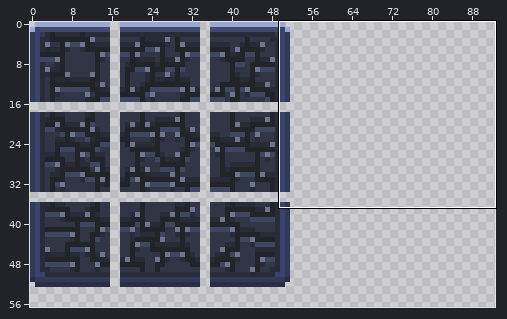
A sprite sheet gets an edit: gfx/tileset.png. Above, an overview of the earlier version with the close-up marked.
Close-up. Before the edit:
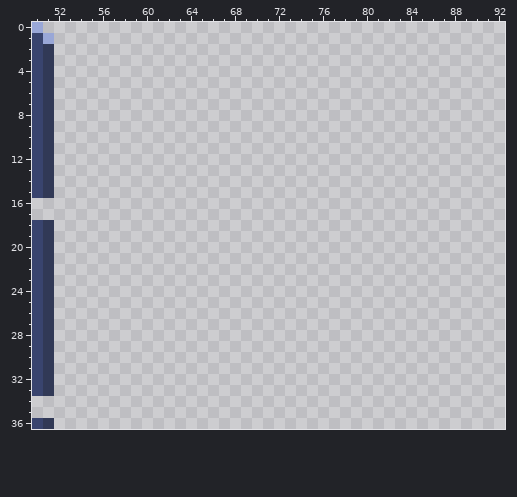
The file is 144x144 pixels. Colours within 5 levels of each other are drawn and written as one. Shown: x 50..92, y 0..36. The wide view leaves out empty margins.
New version:
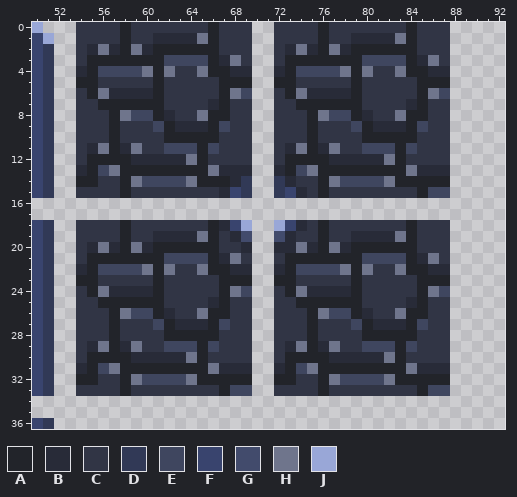
Palette (. is transparent): A #22242a  B #282b38  C #313545  D #313956  E #3f465f  F #39446e  G #424b6c  H #6f758c  J #99a7d7
From the commit log: Inverse corner tiles.
Change:
y 0: x 54..69 ................ -> CCCCACCCCCCCACCC; x 72..87 ................ -> CCCCACCCCCCCACCC
y 1: x 54..69 ................ -> CCCCACCBBBBHACCC; x 72..87 ................ -> CCCCACCBBBBHACCC
y 2: x 54..69 ................ -> CBHBAHBAAAAAACCC; x 72..87 ................ -> CBHBAHBAAAAAACCC
y 3: x 54..69 ................ -> CAAAAAAAEEEEABHC; x 72..87 ................ -> CAAAAAAAEEEEABHC
y 4: x 54..69 ................ -> BAEEEEHAHCCHAABB; x 72..87 ................ -> BAEEEEHAHCCHAABB
y 5: x 54..69 ................ -> AACCCCCACCCCCAAA; x 72..87 ................ -> AACCCCCACCCCCAAA
y 6: x 54..69 ................ -> CAHBBBBACCCCCAHE; x 72..87 ................ -> CAHBBBBACCCCCAHE
y 7: x 54..69 ................ -> CCAAAAAACCCCBACC; x 72..87 ................ -> CCAAAAAACCCCBACC
y 8: x 54..69 ................ -> CCCAHEEABCCHAACC; x 72..87 ................ -> CCCAHEEABCCHAACC
y 9: x 54..69 ................ -> CCCACCCEABBBAECC; x 72..87 ................ -> CCCACCCEABBBAECC
y 10: x 54..69 ................ -> CCCACCCCAAAAACCC; x 72..87 ................ -> CCCACCCCAAAAACCC
y 11: x 54..69 ................ -> CBHABHCCEEEAECCC; x 72..87 ................ -> CBHABHCCEEEAECCC
y 12: x 54..69 ................ -> CAAAABBBBBHACCCC; x 72..87 ................ -> CAAAABBBBBHACCCC
y 13: x 54..69 ................ -> BAEHAAAAAAAAHBBB; x 72..87 ................ -> BAEHAAAAAAAAHBBB
y 14: x 54..69 ................ -> AACCAHEEEEHAAABD; x 72..87 ................ -> DBCCAHEEEEHAAAAA
y 15: x 54..69 ................ -> CCCCACCCCCCCCBFD; x 72..87 ................ -> DFBCACCCCCCCCAEE
y 18: x 54..69 ................ -> CCCCACCCCCCCABFJ; x 72..87 ................ -> JFBCACCCCCCCACCC
y 19: x 54..69 ................ -> CCCCACCBBBBHACBG; x 72..87 ................ -> GBCCACCBBBBHACCC
y 20: x 54..69 ................ -> CBHBAHBAAAAAACCB; x 72..87 ................ -> BBHBAHBAAAAAACCC
y 21: x 54..69 ................ -> CAAAAAAAEEEEABHC; x 72..87 ................ -> CAAAAAAAEEEEABHC
y 22: x 54..69 ................ -> BAEEEEHAHCCHAABB; x 72..87 ................ -> BAEEEEHAHCCHAABB
y 23: x 54..69 ................ -> AACCCCCACCCCCAAA; x 72..87 ................ -> AACCCCCACCCCCAAA
y 24: x 54..69 ................ -> CAHBBBBACCCCCAHE; x 72..87 ................ -> CAHBBBBACCCCCAHE
y 25: x 54..69 ................ -> CCAAAAAACCCCBACC; x 72..87 ................ -> CCAAAAAACCCCBACC
y 26: x 54..69 ................ -> CCCAHEEABCCHAACC; x 72..87 ................ -> CCCAHEEABCCHAACC
y 27: x 54..69 ................ -> CCCACCCEABBBAECC; x 72..87 ................ -> CCCACCCEABBBAECC
y 28: x 54..69 ................ -> CCCACCCCAAAAACCC; x 72..87 ................ -> CCCACCCCAAAAACCC
y 29: x 54..69 ................ -> CBHABHCCEEEAECCC; x 72..87 ................ -> CBHABHCCEEEAECCC
y 30: x 54..69 ................ -> CAAAABBBBBHACCCC; x 72..87 ................ -> CAAAABBBBBHACCCC
y 31: x 54..69 ................ -> BAEHAAAAAAAAHBBB; x 72..87 ................ -> BAEHAAAAAAAAHBBB
y 32: x 54..69 ................ -> AACCAHEEEEHAAAAA; x 72..87 ................ -> AACCAHEEEEHAAAAA
y 33: x 54..69 ................ -> CCCCACCCCCCCCAEE; x 72..87 ................ -> CCCCACCCCCCCCAEE
